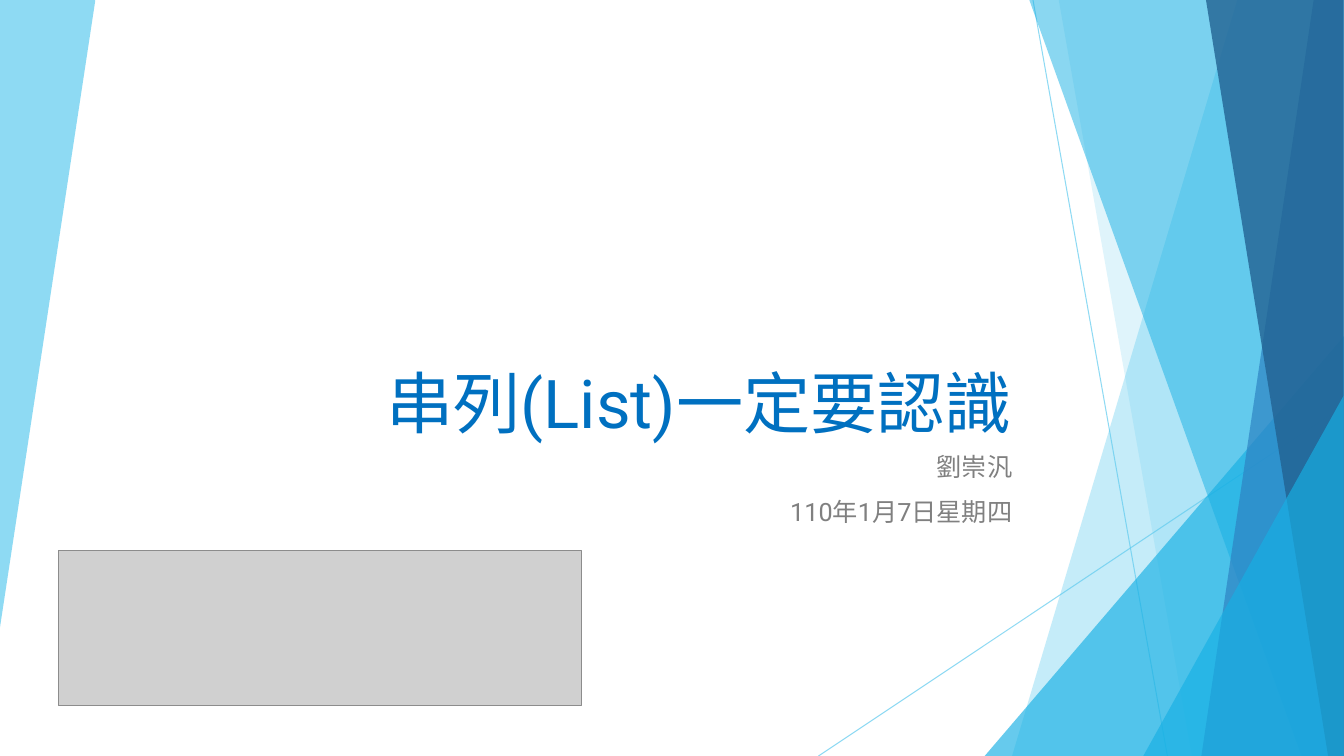
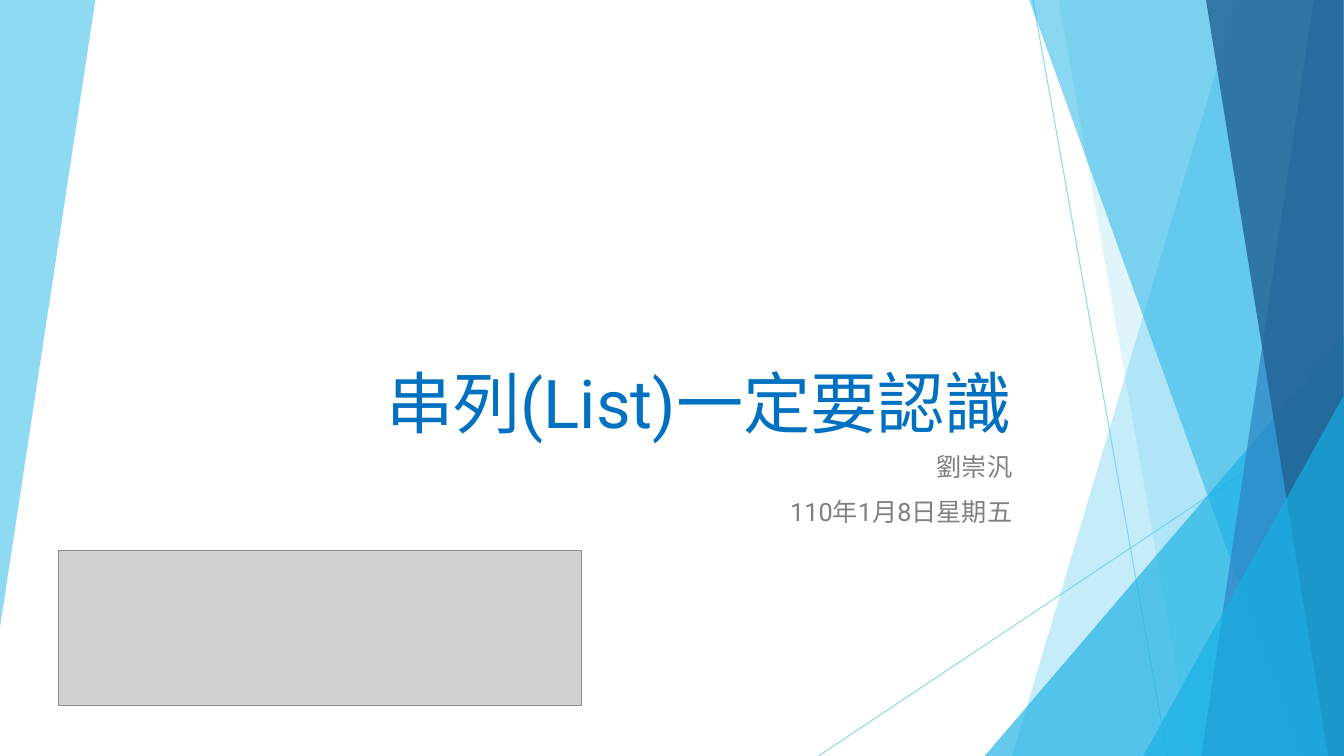
Before and after one commit to liulawsi/My_PPTs, a slide deck: slide 1 of LCC/Python/06_串列(List)一定要認識.pptx. Drawn at 1344x756 pixels with LibreOffice and Linux fonts; fonts in the diff are those of the drawing; grey boxes stand for pictures. Boxes give left, top, right and bottom in pixels: in the first picture for what was removed or moved away, otherwise in the second. Text is boxed around its words. In the diff, an @@ line names an element or a change of style, - is before the commit and + after.

```diff
--- a/LCC/Python/06_串列(List)一定要認識.pptx
+++ b/LCC/Python/06_串列(List)一定要認識.pptx
@@ subtitle at (790,500,1012,523): text changed @@
-110年1月7日星期四
+110年1月8日星期五
```
Also in this commit, not shown: 16 other slides changed, 20 slides added, 1 other file.
